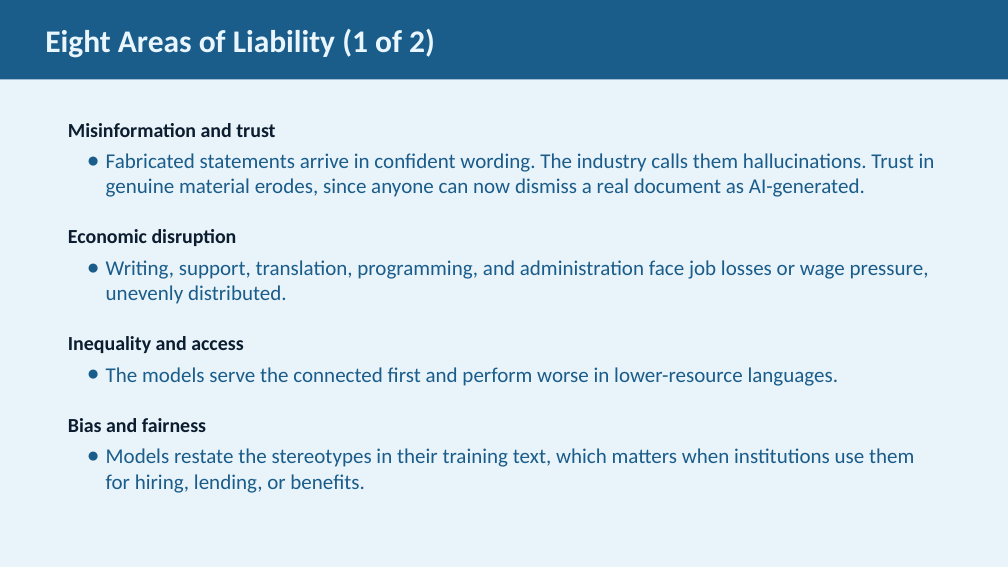
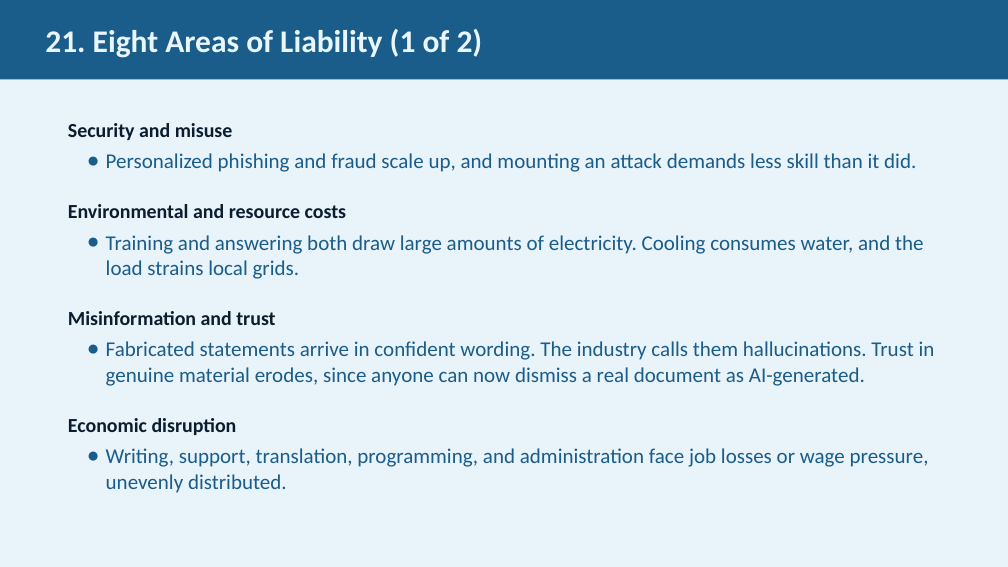
Before and after one commit to JimFawcett/NewSite, a slide deck: slide 21 of AI Presentation 2026/AI_Presentation.pptx (slide 20 before the commit). Drawn at 1008x567 pixels with LibreOffice and Linux fonts; fonts in the diff are those of the drawing. Boxes give left, top, right and bottom in pixels: in the first picture for what was removed or moved away, otherwise in the second. Text is boxed around its words. In the diff, an @@ line names an element or a change of style, - is before the commit and + after.

Commit message:
lots of small edits to text and styles

```diff
--- a/AI Presentation 2026/AI_Presentation.pptx
+++ b/AI Presentation 2026/AI_Presentation.pptx
@@ text in rectangle at box(45, 29, 483, 58): text changed @@
-Eight Areas of Liability (1 of 2)
+21. Eight Areas of Liability (1 of 2)
@@ text at box(68, 123, 924, 279): paragraphs added @@
+Security and misuse
+  ● Personalized phishing and fraud scale up, and mounting an attack demands less skill than it did.
+Environmental and resource costs
+  ● Training and answering both draw large amounts of electricity. Cooling consumes water, and the load strains local grids.
@@ text at box(68, 336, 914, 493): paragraphs removed @@
-Inequality and access
-  ● The models serve the connected first and perform worse in lower-resource languages.
-Bias and fairness
-  ● Models restate the stereotypes in their training text, which matters when institutions use them for hiring, lending, or benefits.
```
Also in this commit, not shown: 28 other slides changed, 2 slides added, 15 other files.
